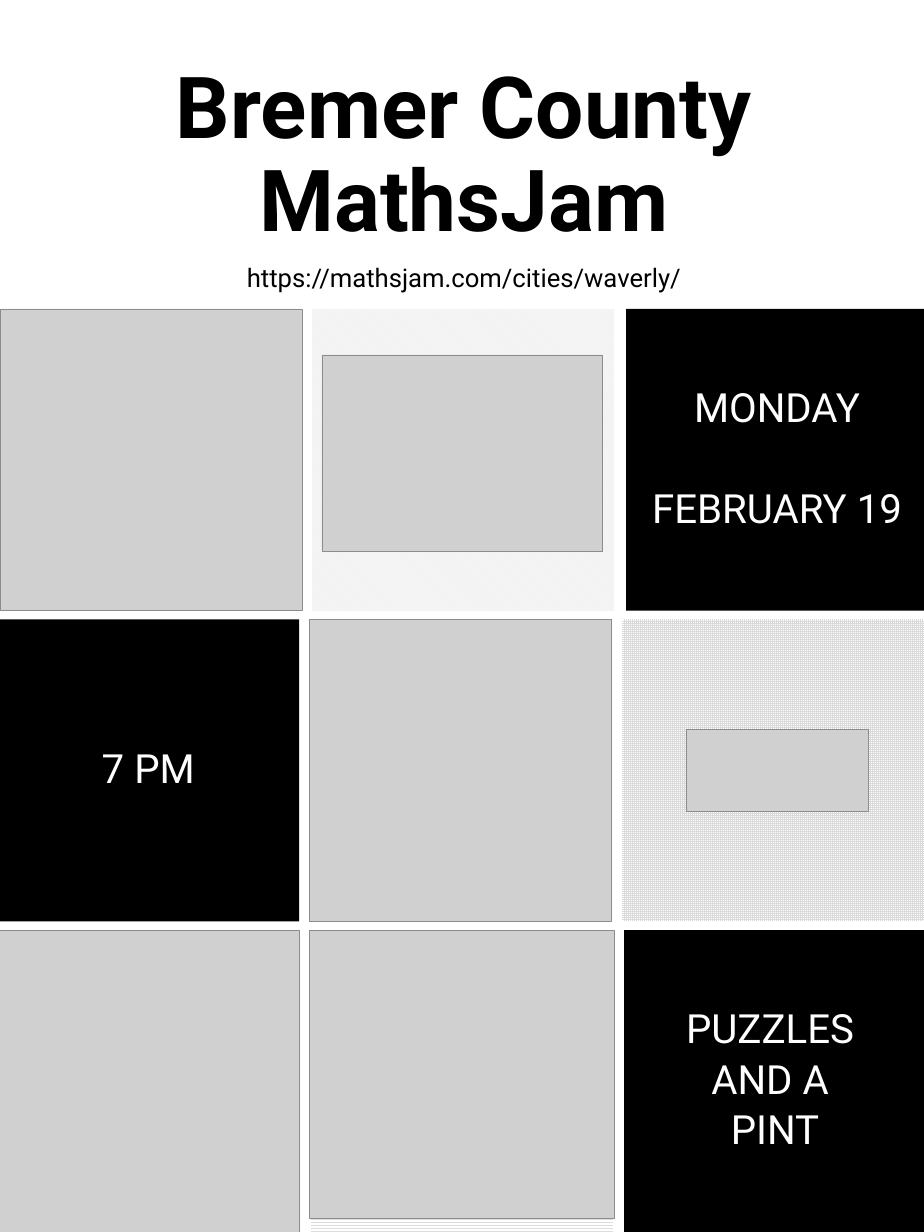
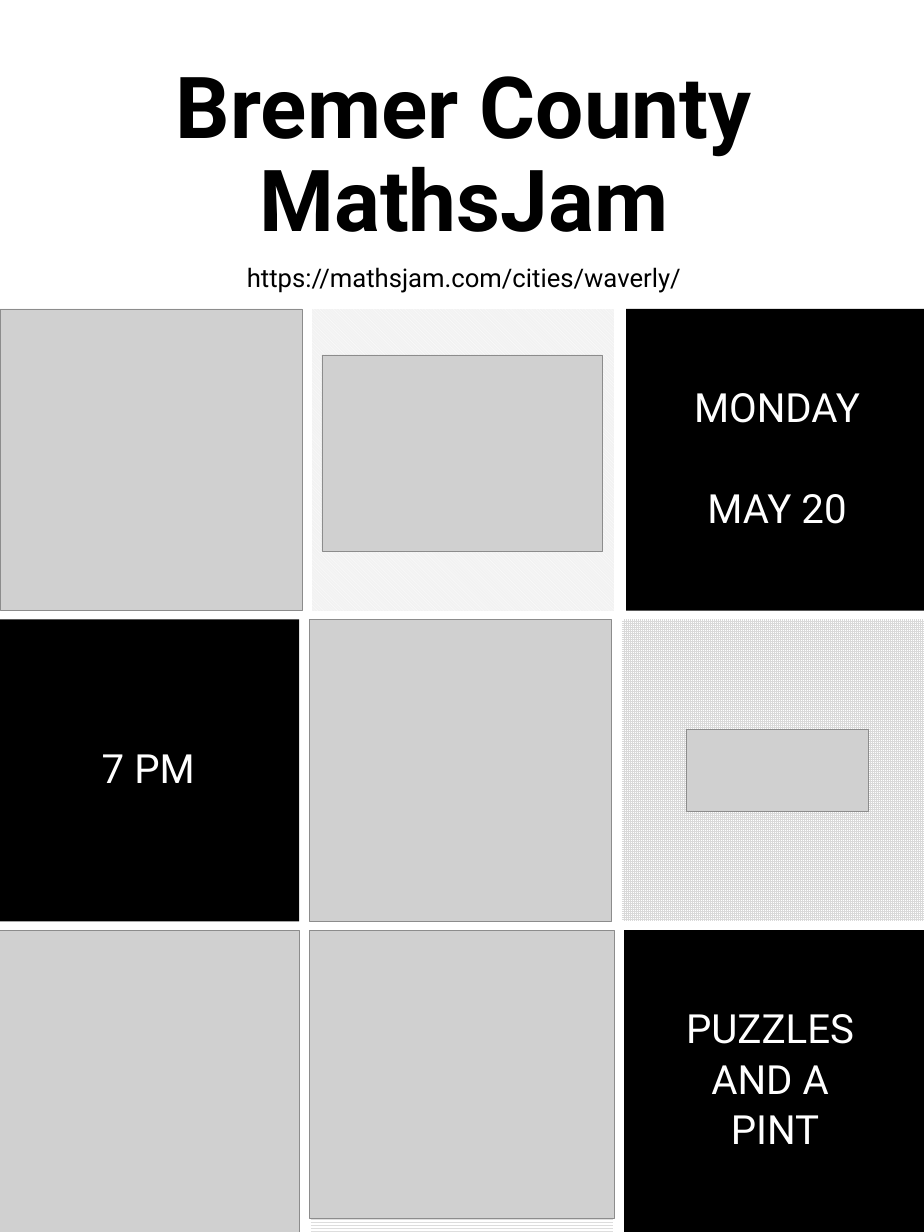
Before and after one commit to mbirgen/Waverly-MathsJams, a slide deck: slide 1 of MathsJam.pptx. Drawn at 924x1232 pixels with LibreOffice and Linux fonts; fonts in the diff are those of the drawing; grey boxes stand for pictures. Boxes give left, top, right and bottom in pixels: in the first picture for what was removed or moved away, otherwise in the second. Text is boxed around its words. In the diff, an @@ line names an element or a change of style, - is before the commit and + after.

Commit message:
Updating MathsJam Shouts
Up to August 2024

```diff
--- a/MathsJam.pptx
+++ b/MathsJam.pptx
@@ text at (707,494,846,524): text changed @@
-FEBRUARY 19
+MAY 20
```
Also in this commit, not shown: 28 other files.
